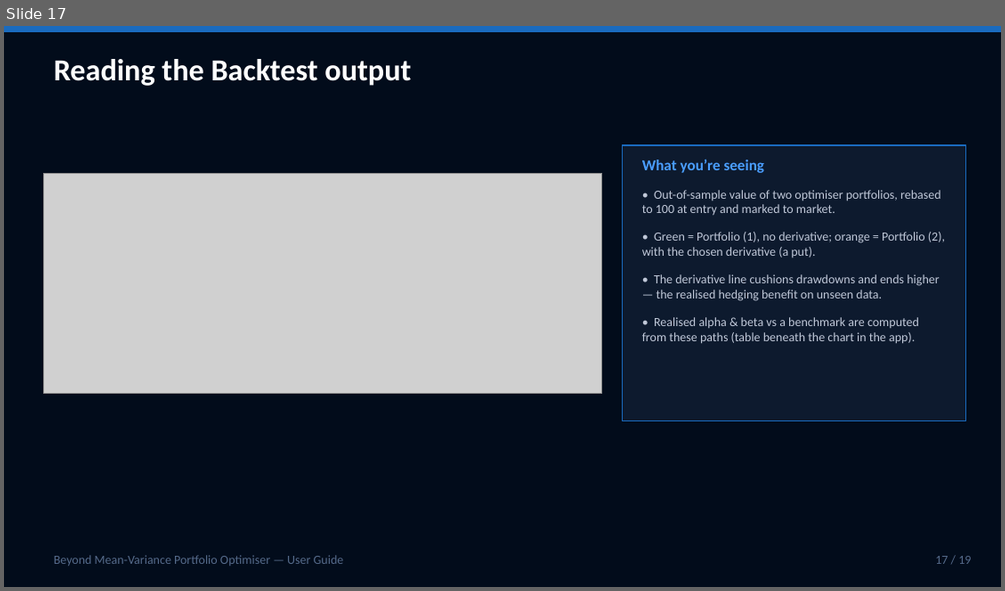
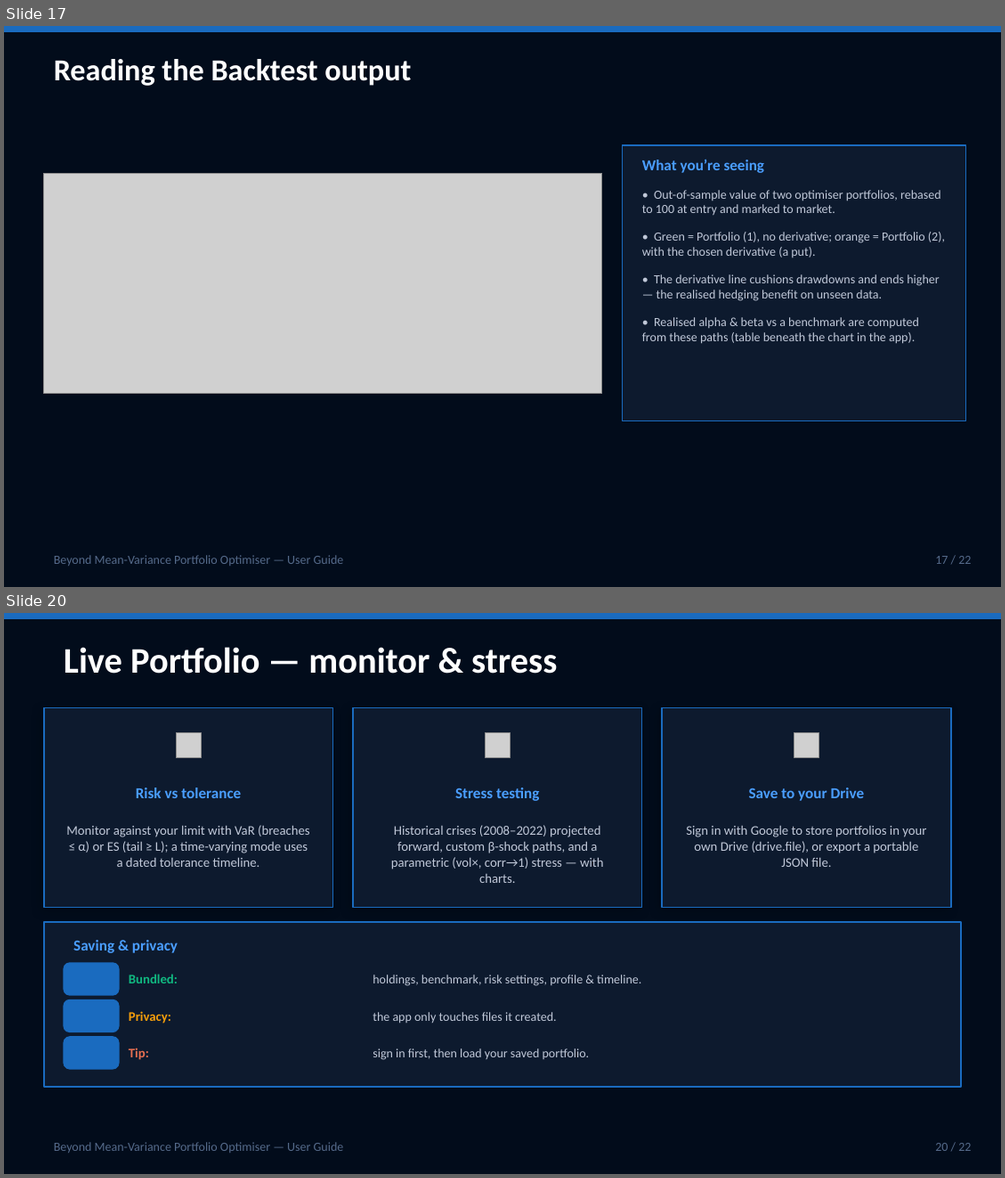
Before and after one commit to SamiJeddou/behavioral-portfolio-optimizer, a slide deck: userguide.pptx. Shown one above the other, each under a label of ours: slide 17 before the commit, slides 17 and 20 after it; the slides between them are not shown. The pictures are 1005x591 and 1005x1178 pixels, drawn with LibreOffice and Linux fonts; fonts in the diff are those of the drawing; grey boxes stand for pictures; background and template pictures are left out. Boxes give left, top, right and bottom in pixels: in the first picture for what was removed or moved away, otherwise in the second. Text is boxed around its words. In the diff, an @@ line names an element or a change of style, - is before the commit and + after.

```diff
--- a/userguide.pptx
+++ b/userguide.pptx
@@ slide 20 added at <box>4,613,1001,1174</box>, background #020C1B @@
@@ rectangle added at <box>4,613,1001,619</box>, fill #1A6BBF, outline #1A6BBF 1 pt @@
@@ text added at <box>64,647,557,674</box>, 26 pt, text #FFFFFF, bold @@
+Live Portfolio — monitor & stress
@@ rectangle added at <box>44,707,333,907</box>, fill #0D1A2E, outline #1A6BBF 1 pt @@
@@ rectangle added at <box>353,707,642,907</box>, fill #0D1A2E, outline #1A6BBF 1 pt @@
@@ rectangle added at <box>662,707,951,907</box>, fill #0D1A2E, outline #1A6BBF 1 pt @@
@@ picture added at <box>177,732,202,757</box> @@
@@ picture added at <box>485,732,510,757</box> @@
@@ picture added at <box>793,732,818,757</box> @@
@@ text added at <box>136,787,241,798</box>, 11 pt, text #4A9EFF, bold @@
+Risk vs tolerance
@@ text added at <box>455,787,539,801</box>, 11 pt, text #4A9EFF, bold @@
+Stress testing
@@ text added at <box>749,787,865,801</box>, 11 pt, text #4A9EFF, bold @@
+Save to your Drive
@@ text added at <box>66,825,310,867</box>, 9.5 pt, text #C0C8D8 @@
+Monitor against your limit with VaR (breaches ≤ α) or ES (tail ≥ L); a time-varying mode uses a dated tolerance timeline.
@@ text added at <box>391,825,604,883</box>, 9.5 pt, text #C0C8D8 @@
+Historical crises (2008–2022) projected forward, custom β-shock paths, and a parametric (vol×, corr→1) stress — with charts.
@@ text added at <box>686,826,926,867</box>, 9.5 pt, text #C0C8D8 @@
+Sign in with Google to store portfolios in your own Drive (drive.file), or export a portable JSON file.
@@ rectangle added at <box>44,922,961,1086</box>, fill #0D1A2E, outline #1A6BBF 1 pt @@
@@ text added at <box>73,940,178,953</box>, 11 pt, text #4A9EFF, bold @@
+Saving & privacy
@@ rounded rectangle added at <box>64,963,119,995</box>, fill #1A6BBF, outline #1A6BBF 1 pt @@
@@ text added at <box>129,973,178,983</box>, 9.5 pt, text #10B981, bold @@
+Bundled:
@@ text added at <box>372,974,641,986</box>, 9 pt, text #C0C8D8 @@
+holdings, benchmark, risk settings, profile & timeline.
@@ rounded rectangle added at <box>64,1000,119,1031</box>, fill #1A6BBF, outline #1A6BBF 1 pt @@
@@ text added at <box>129,1011,171,1023</box>, 9.5 pt, text #F59E0B, bold @@
+Privacy:
@@ text added at <box>372,1012,557,1023</box>, 9 pt, text #C0C8D8 @@
+the app only touches files it created.
@@ rounded rectangle added at <box>64,1037,119,1069</box>, fill #1A6BBF, outline #1A6BBF 1 pt @@
@@ text added at <box>129,1047,149,1060</box>, 9.5 pt, text #E76F51, bold @@
+Tip:
@@ text added at <box>372,1048,590,1060</box>, 9 pt, text #C0C8D8 @@
+sign in first, then load your saved portfolio.
@@ text added at <box>54,1142,344,1152</box>, 9 pt, text #556A8A @@
+Beyond Mean-Variance Portfolio Optimiser — User Guide
@@ text added at <box>935,1143,971,1151</box>, 9 pt, text #556A8A @@
+20 / 22
@@ slide 17 changed as well @@
@@ text at <box>935,556,971,564</box>: text changed @@
-17 / 19
+17 / 22
```
Also in this commit, not shown: 17 other slides changed, 2 other slides added, 50 other files.
